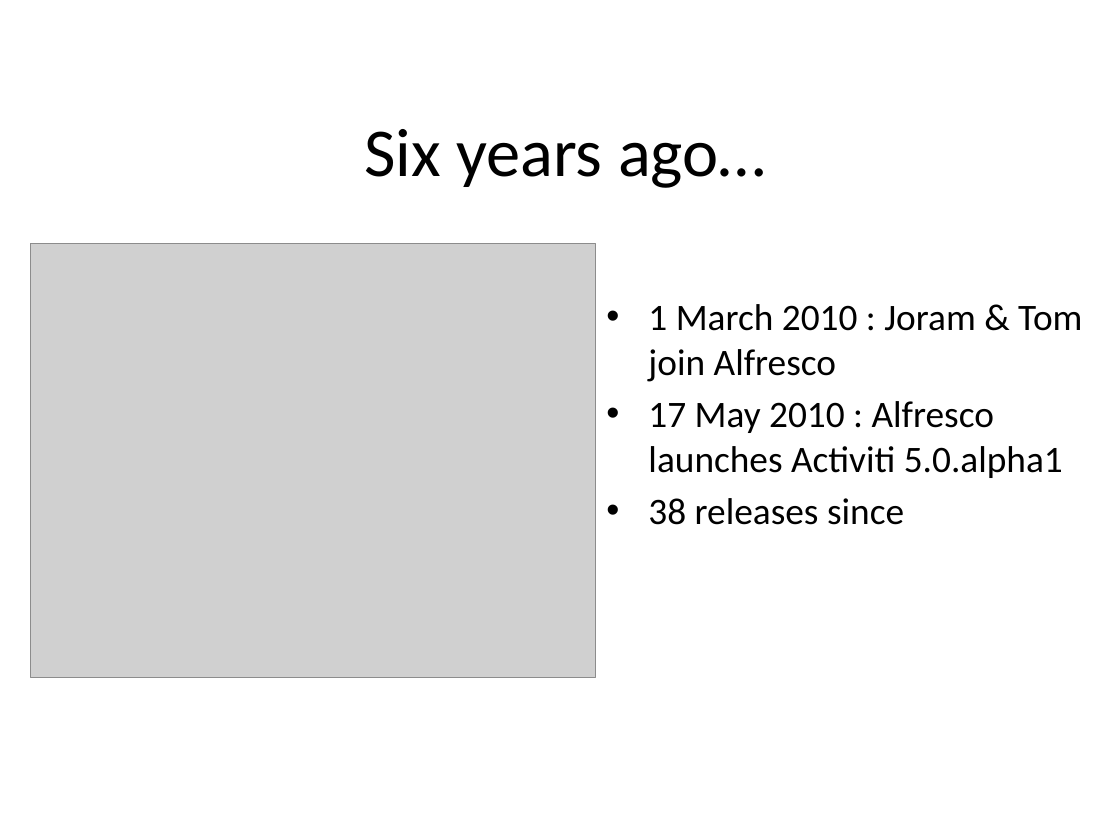
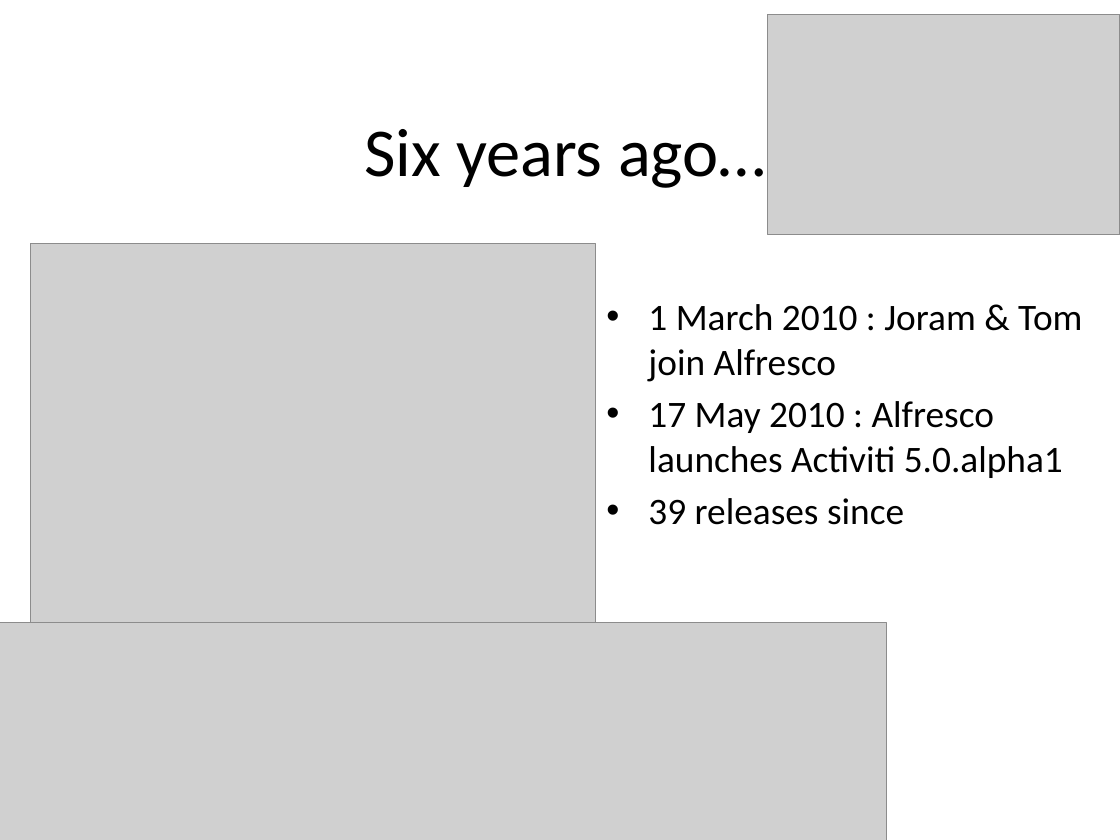
Before and after one commit to OrderOfTheBee/beecon, a slide deck: slide 4 of assets/data/files/20160125028/beecon_activiti.pptx. Drawn at 1120x840 pixels with LibreOffice and Linux fonts; fonts in the diff are those of the drawing; grey boxes stand for pictures; background and template pictures are left out. Boxes give left, top, right and bottom in pixels: in the first picture for what was removed or moved away, otherwise in the second. Text is boxed around its words. In the diff, an @@ line names an element or a change of style, - is before the commit and + after.

```diff
--- a/assets/data/files/20160125028/beecon_activiti.pptx
+++ b/assets/data/files/20160125028/beecon_activiti.pptx
@@ picture added at (x1=767, y1=15, x2=1120, y2=234) @@
@@ text at (x1=648, y1=498, x2=904, y2=525): text changed @@
-• 38 releases since
+• 39 releases since
@@ picture added at (x1=0, y1=623, x2=886, y2=840) @@
```
Also in this commit, not shown: 5 other slides changed, 1 slide added, 4 slides removed, 3 other files.
